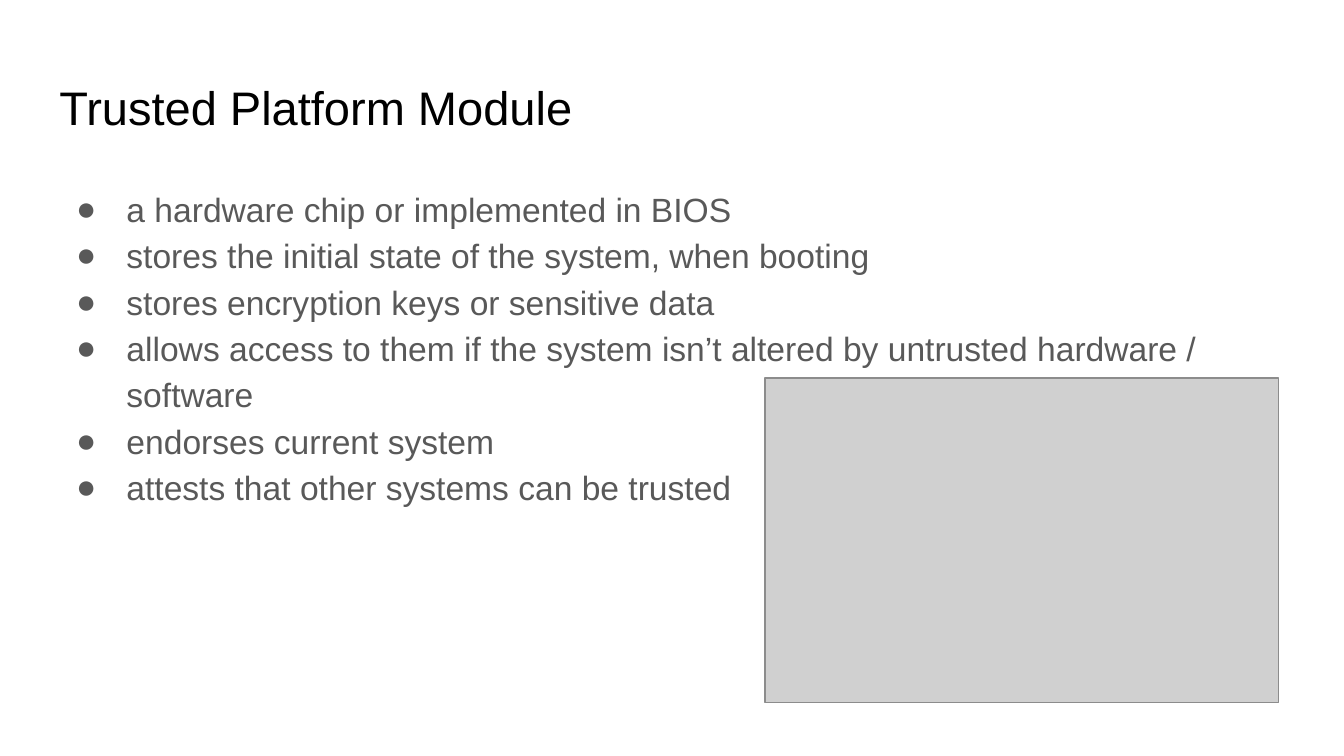
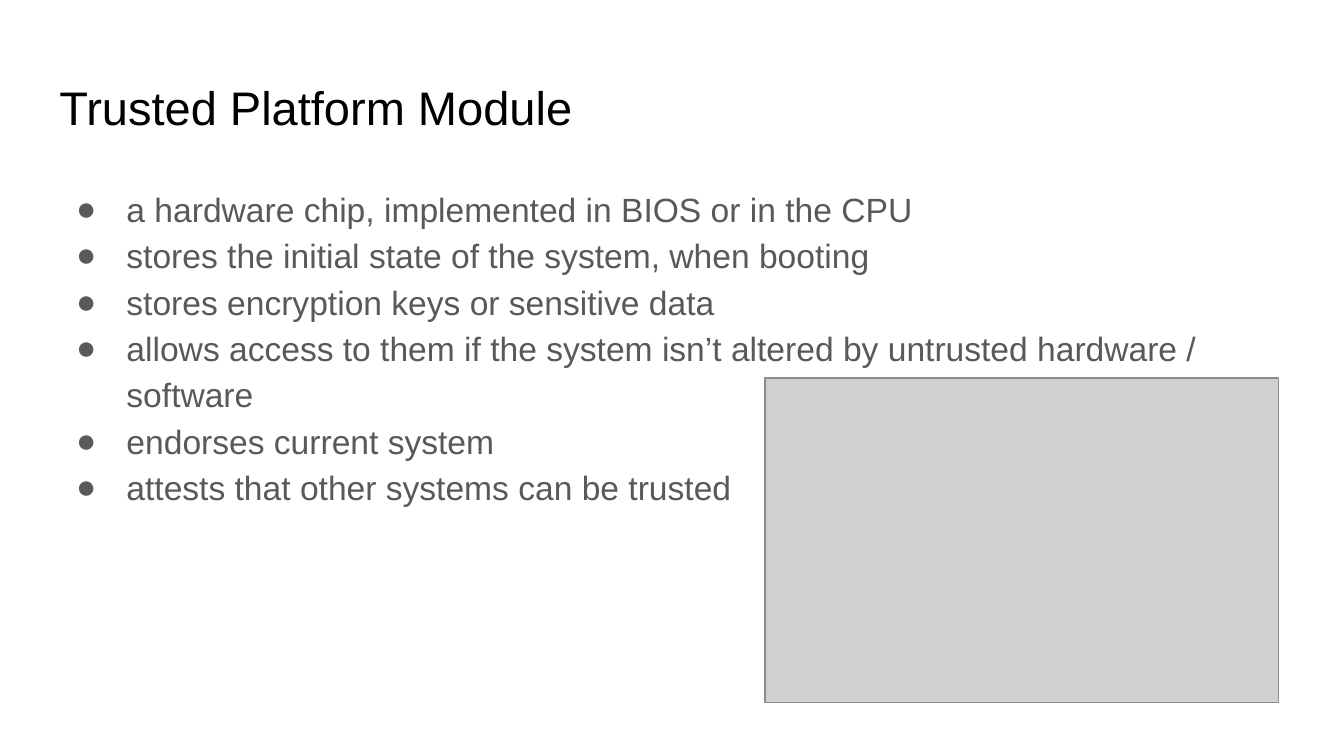
Before and after one commit to security-summer-school/hardware-sec, a slide deck: slide 15 of hardware-computing/slides/Hardware Security.pptx (slide 12 before the commit). Drawn at 1344x756 pixels with LibreOffice and Linux fonts; fonts in the diff are those of the drawing; grey boxes stand for pictures. Boxes give left, top, right and bottom in pixels: in the first picture for what was removed or moved away, otherwise in the second. Text is boxed around its words. In the diff, an @@ line names an element or a change of style, - is before the commit and + after.

```diff
--- a/hardware-computing/slides/Hardware Security.pptx
+++ b/hardware-computing/slides/Hardware Security.pptx
@@ text at box(126, 197, 912, 228): text changed @@
-● a hardware chip or implemented in BIOS
+● a hardware chip, implemented in BIOS or in the CPU
```
Also in this commit, not shown: 5 other slides changed, 3 slides added, 17 other files.
